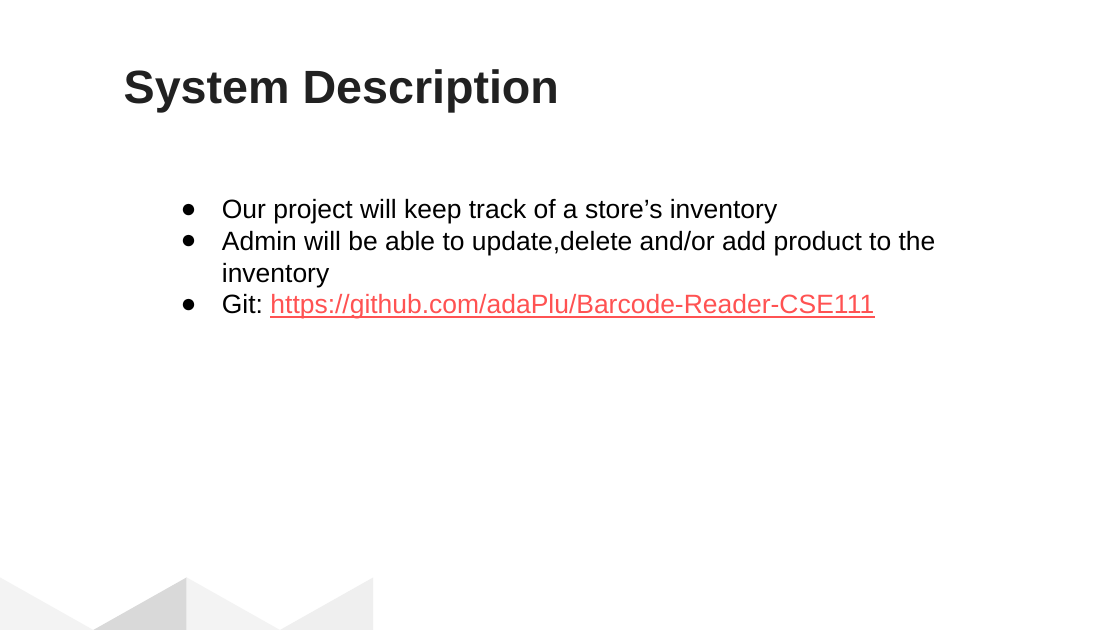
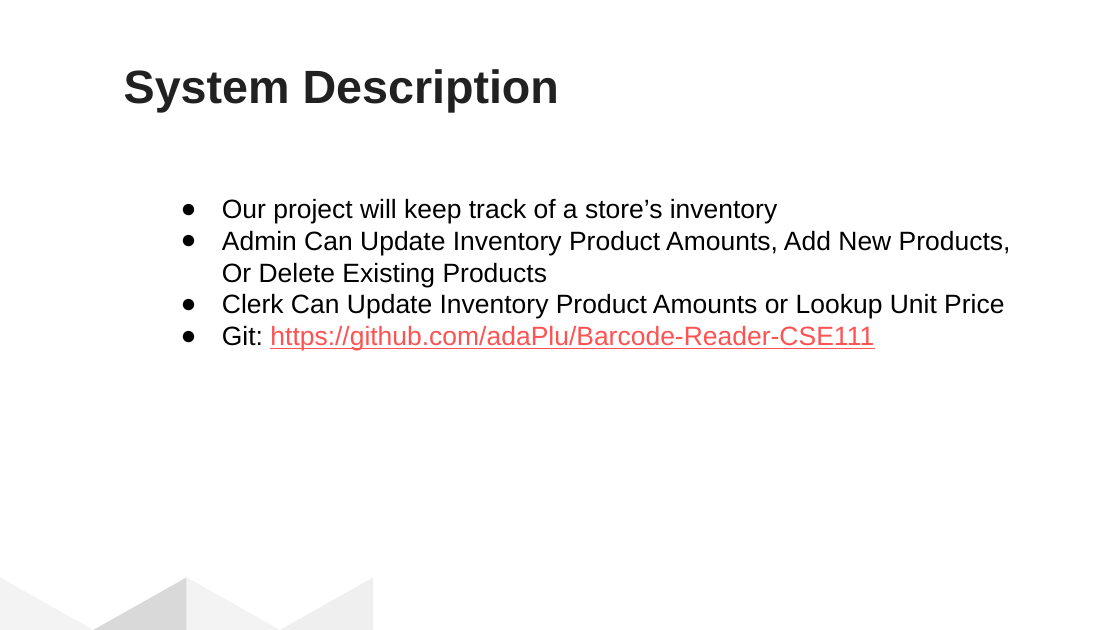
Before and after one commit to adaPlu/Barcode-Reader-CSE111, a slide deck: slide 2 of Barcode Reader Database.pptx. Drawn at 1120x630 pixels with LibreOffice and Linux fonts; fonts in the diff are those of the drawing. Boxes give left, top, right and bottom in pixels: in the first picture for what was removed or moved away, otherwise in the second. Text is boxed around its words. In the diff, an @@ line names an element or a change of style, - is before the commit and + after.

```diff
--- a/Barcode Reader Database.pptx
+++ b/Barcode Reader Database.pptx
@@ text at (222,230,1011,319): text changed @@
-● Admin will be able to update,delete and/or add product to the inventory
+● Admin Can Update Inventory Product Amounts, Add New Products,
+Or Delete Existing Products
+● Clerk Can Update Inventory Product Amounts or Lookup Unit Price
```
Also in this commit, not shown: 2 slides added, 1 slide removed, 1 other file.
